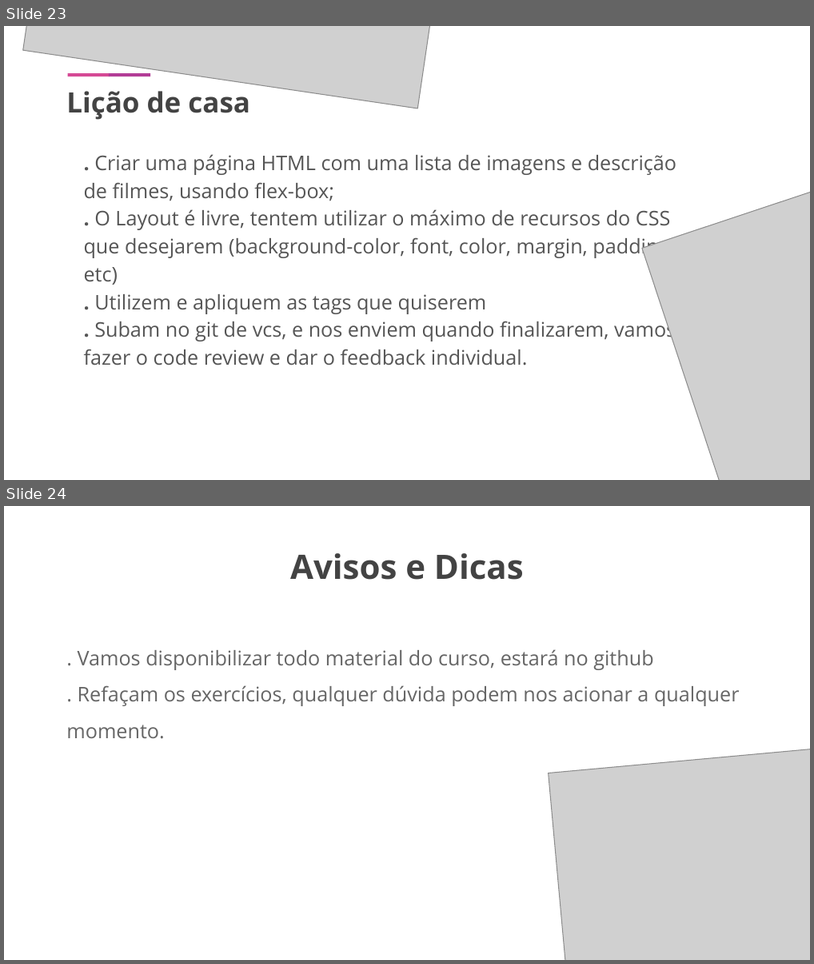
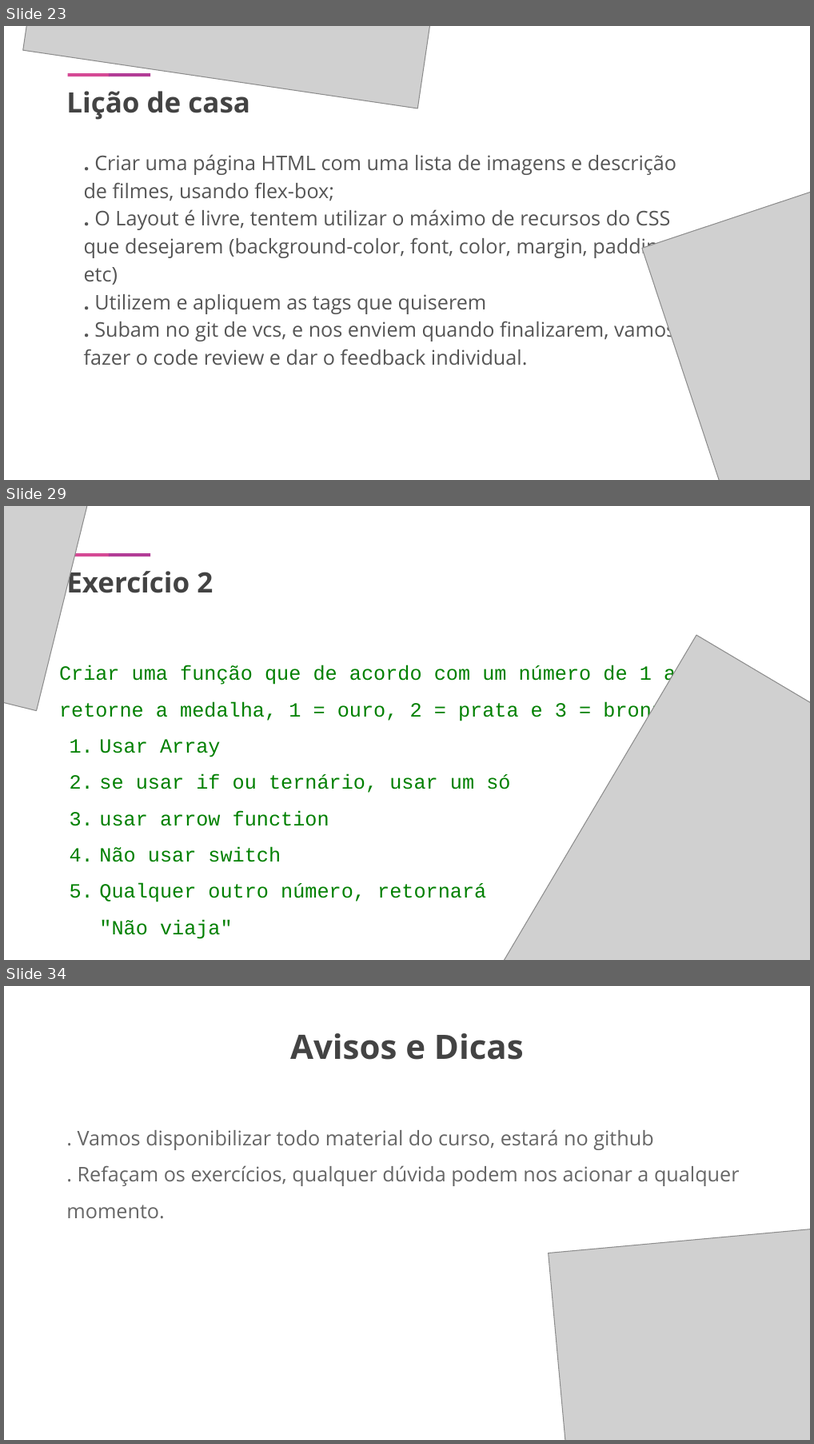
Before and after one commit to kimmikirino/trainees, a slide deck: Front end trainee program.pptx. Shown one above the other, each under a label of ours: slides 23 and 24 before the commit, slides 23, 29 and 34 after it; the slides between them are not shown. The pictures are 814x964 and 814x1444 pixels, drawn with LibreOffice and Linux fonts; fonts in the diff are those of the drawing; grey boxes stand for pictures. Boxes give left, top, right and bottom in pixels: in the first picture for what was removed or moved away, otherwise in the second. Text is boxed around its words. In the diff, an @@ line names an element or a change of style, - is before the commit and + after.

```diff
--- a/Front end trainee program.pptx
+++ b/Front end trainee program.pptx
@@ slide 29 added at [4, 506, 810, 960], background #FFFFFF @@
@@ picture added at [4, 506, 132, 710] @@
@@ rectangle added at [68, 553, 110, 557], fill #D54995 @@
@@ rectangle added at [109, 553, 150, 557], fill #B33C97 @@
@@ text added at [66, 566, 213, 593], 25 pt, text #434343, bold @@
+Exercício 2
@@ picture added at [466, 635, 810, 960] @@
@@ text added at [59, 665, 676, 939], 18 pt, text #008000 @@
+Criar uma função que de acordo com um número de 1 a 3, retorne a medalha, 1 = ouro, 2 = prata e 3 = bronze
+1. Usar Array
+2. se usar if ou ternário, usar um só
+3. usar arrow function
+4. Não usar switch
+5. Qualquer outro número, retornará
+"Não viaja"
@@ what was slide 24 is now slide 34 @@
```
Also in this commit, not shown: 9 other slides added, 8 other files.
